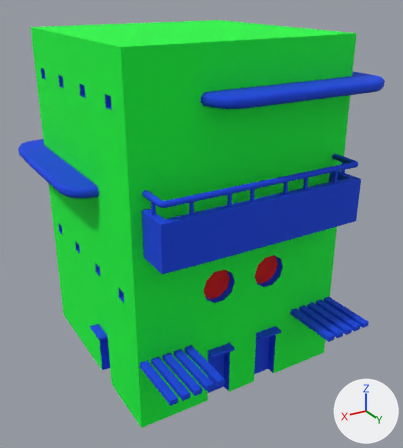
Two versions of the FBX model Modélisations/01_Environements/01_Building/FBX/B_04.FBX, one commit apart.
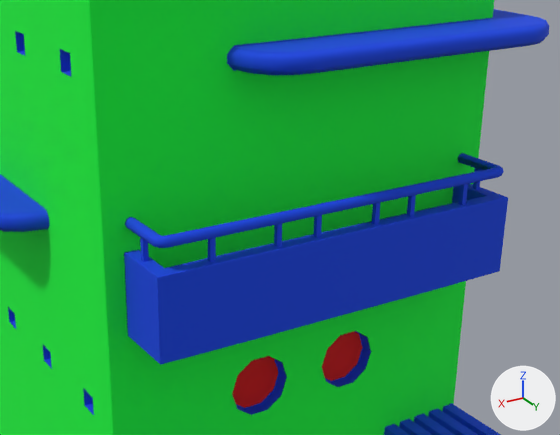
Each version appears first whole from a 50 mm lens placed at (13.63, 21.26, 13.41), pointed at (3.83, 4.94, 5.26), and next in a close-up on the part from 18% to 97% of the width and 15% to 70% of the height. Arrows for +X, +Y and +Z are at lower right; the lights stay in place. Where no turn or scale is listed for an object, it has been applied to the vertices. Vertices at the same position are counted once.

Objects in the first close-up: 'Balcon_B_04', 'Bar_Deco_B_04', 'Batiment_04', 'Corniche_01', 'Corniche_02'.
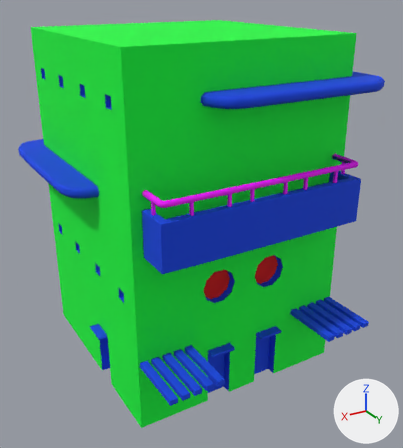
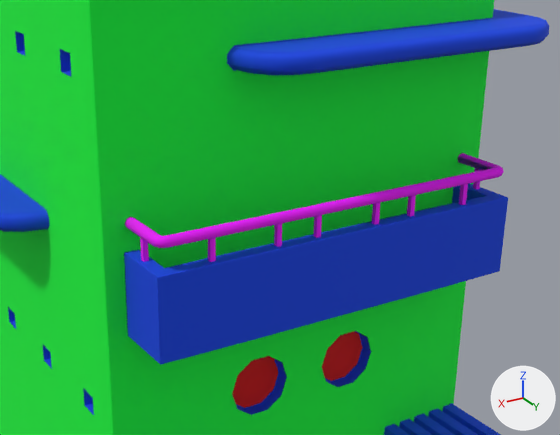
Where the newer file only moved an object's origin or applied its transform, the numbers keep the older frame.

Changed parts and their boxes (x1, y1, x2, y2) in the close-ups (560 x 435 px):
part 1 of me_mesh_001, recoloured (blue to pink): (125, 153, 504, 262) in both

The edits, one by one:
Material 'balcony railing' (mat_balcony_railing) is new.
Its base color is (0.847, 0.0, 1.0) (pink #ed00ff).
Its roughness is 0.859.
me_mesh_001 has 179 vertices, 132 faces and spans x 0.34..7.61, y 6.67..9.17, z 6.12..8.2.
me_mesh_001 is used by ob_balcon_b_04; location (0.0, 0.0, 0.0).
me_mesh_001 part 1: all 88 faces centred in x 0.39..7.56, y 7.79..9.11, z 7.82..8.19 switch from mat_extrution (blue #0042e5) to mat_balcony_railing (pink #ed00ff).
